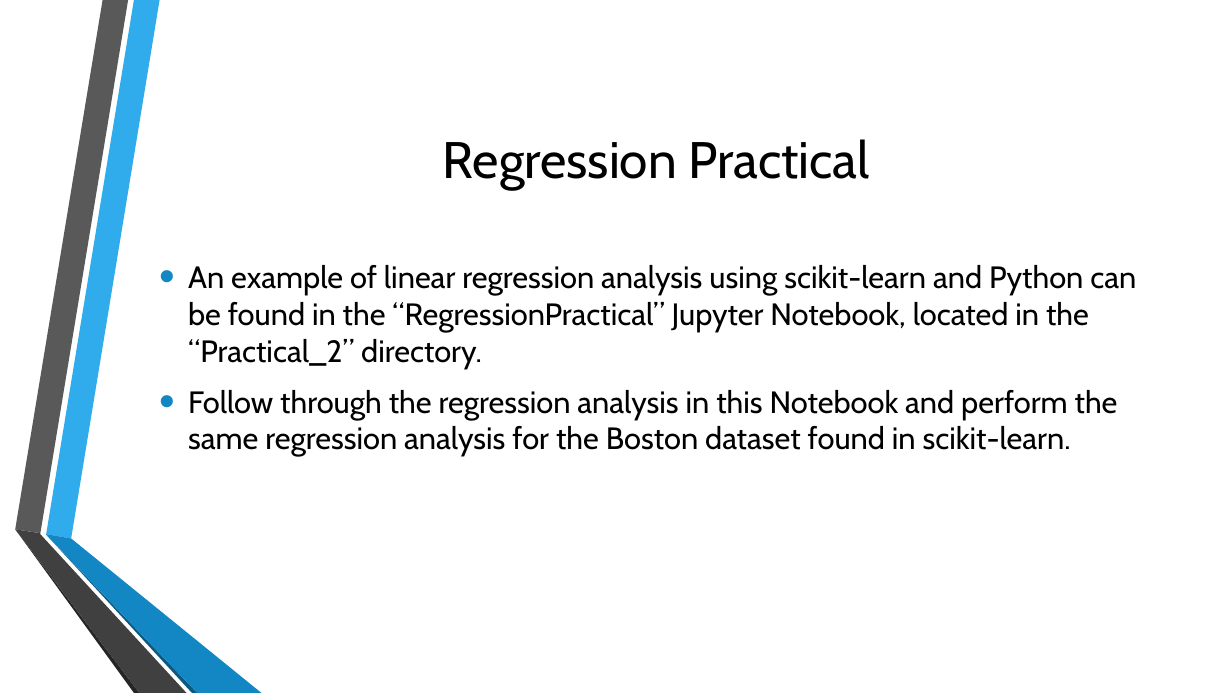
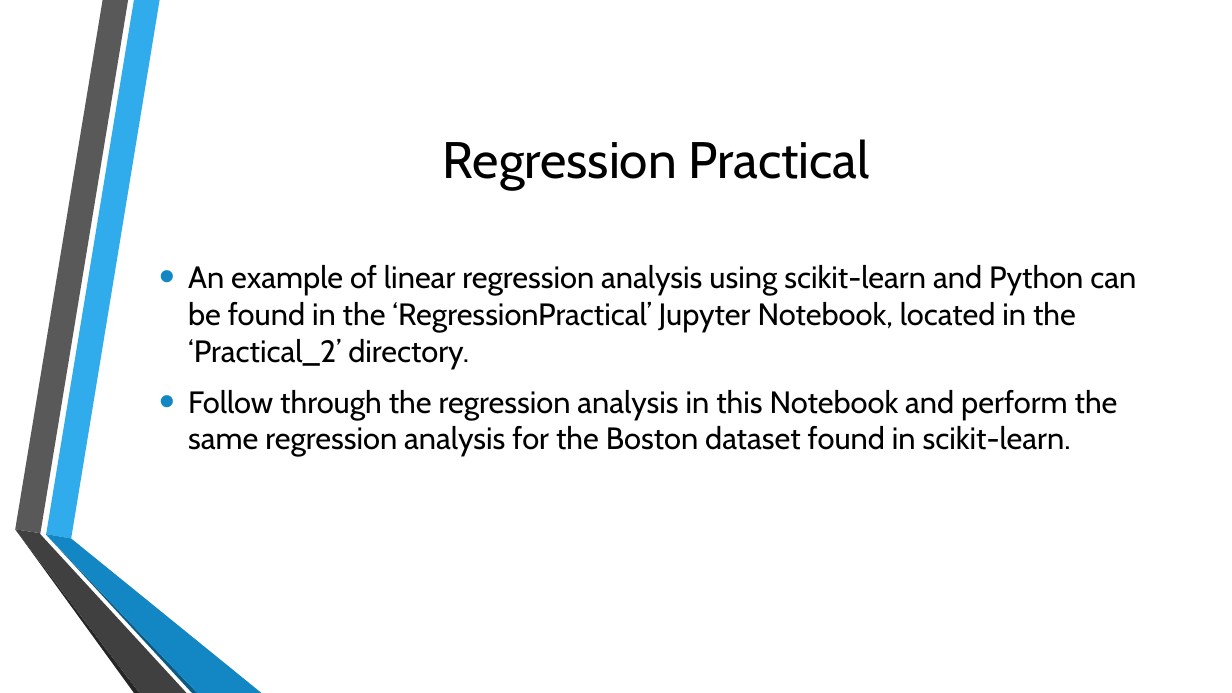
Before and after one commit to samuelsenior/ML_Intro, a slide deck: slide 21 of ML_Tools.pptx (slide 22 before the commit). Drawn at 1232x693 pixels with LibreOffice and Linux fonts; fonts in the diff are those of the drawing; background and template pictures are left out. Boxes give left, top, right and bottom in pixels: in the first picture for what was removed or moved away, otherwise in the second. Text is boxed around its words. In the diff, an @@ line names an element or a change of style, - is before the commit and + after.

```diff
--- a/ML_Tools.pptx
+++ b/ML_Tools.pptx
@@ text at [188,265,1136,368]: text changed @@
-• An example of linear regression analysis using scikit-learn and Python can be found in the “RegressionPractical” Jupyter Notebook, located in the “Practical_2” directory.
+• An example of linear regression analysis using scikit-learn and Python can be found in the ‘RegressionPractical’ Jupyter Notebook, located in the ‘Practical_2’ directory.
```
Also in this commit, not shown: 3 slides removed, 1 other file.
